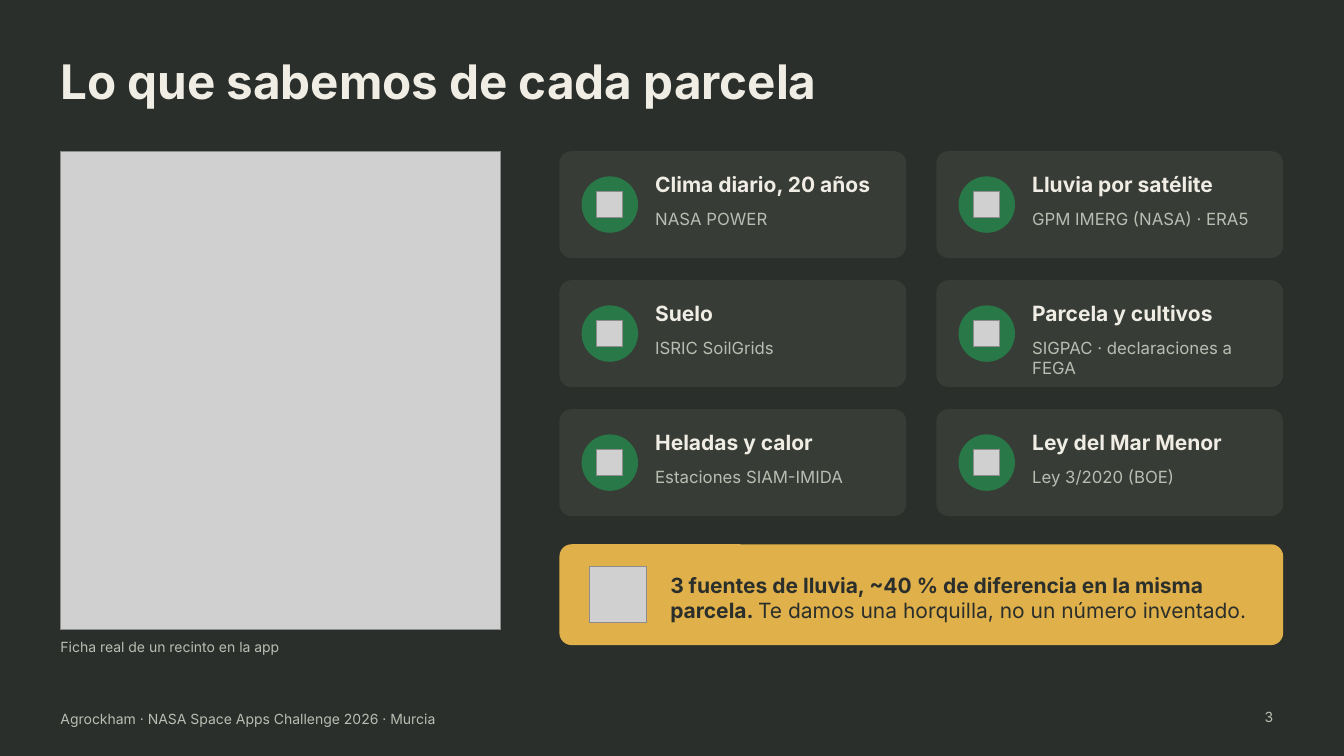
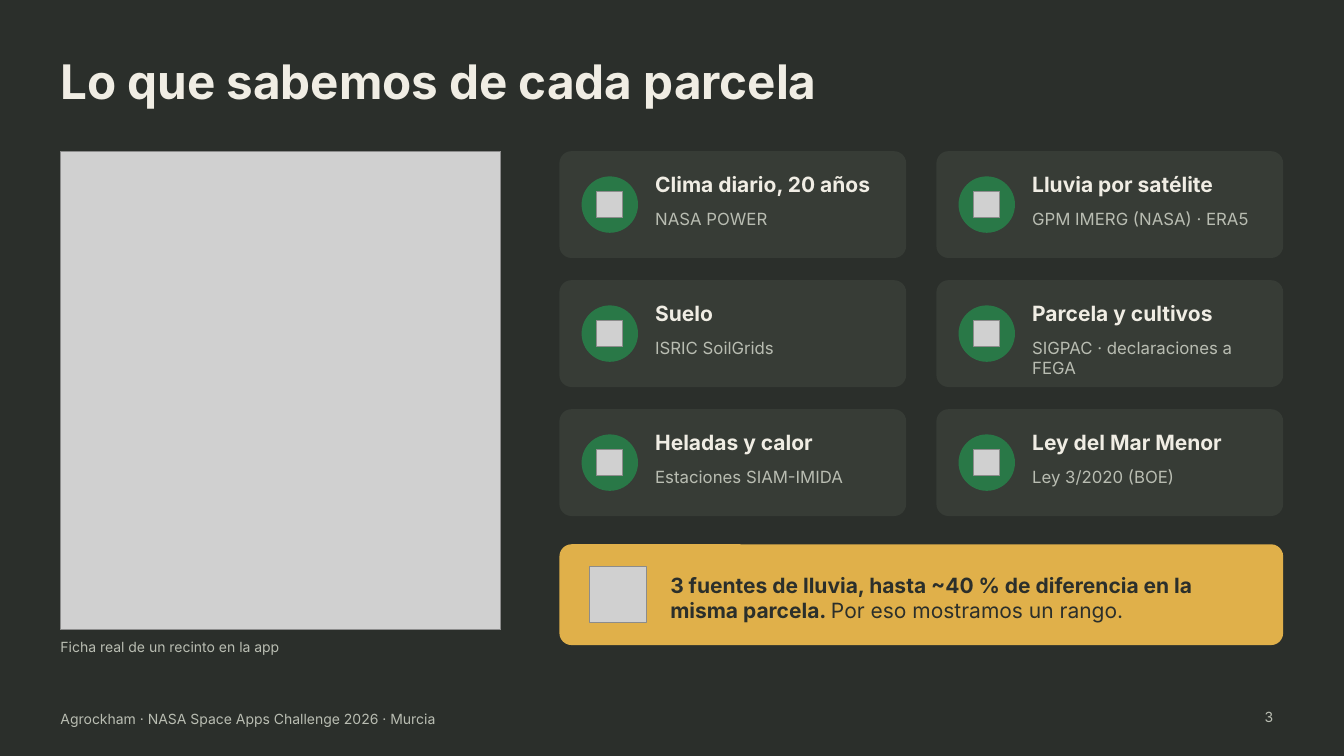
Before and after one commit to Enrikkk/NasaSpaceApps, a slide deck: slide 3 of submission/presentacion/agrockham-presentacion.pptx. Drawn at 1344x756 pixels with LibreOffice and Linux fonts; fonts in the diff are those of the drawing; grey boxes stand for pictures. Boxes give left, top, right and bottom in pixels: in the first picture for what was removed or moved away, otherwise in the second. Text is boxed around its words. In the diff, an @@ line names an element or a change of style, - is before the commit and + after.

Commit message:
submission: plainer presentation wording, script in guion.md, drop lock file and unused icon

```diff
--- a/submission/presentacion/agrockham-presentacion.pptx
+++ b/submission/presentacion/agrockham-presentacion.pptx
@@ text at (670, 577, 1192, 623): text changed @@
-3 fuentes de lluvia, ~40 % de diferencia en la misma parcela. Te damos una horquilla, no un número inventado.
+3 fuentes de lluvia, hasta ~40 % de diferencia en la misma parcela. Por eso mostramos un rango.
```
Also in this commit, not shown: 3 other slides changed, 6 other files.
